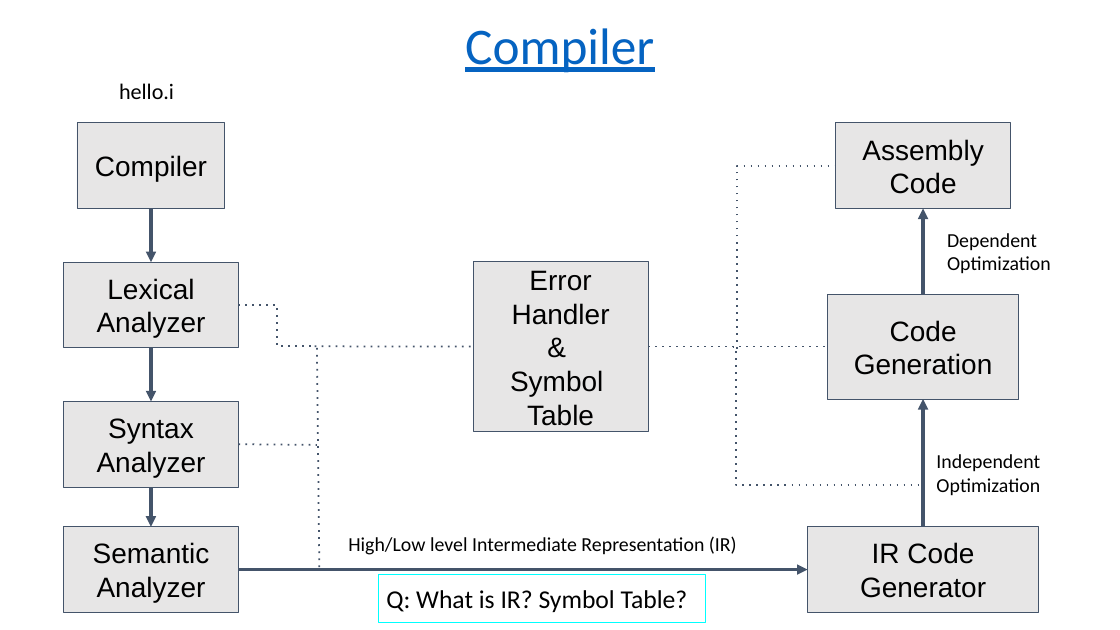
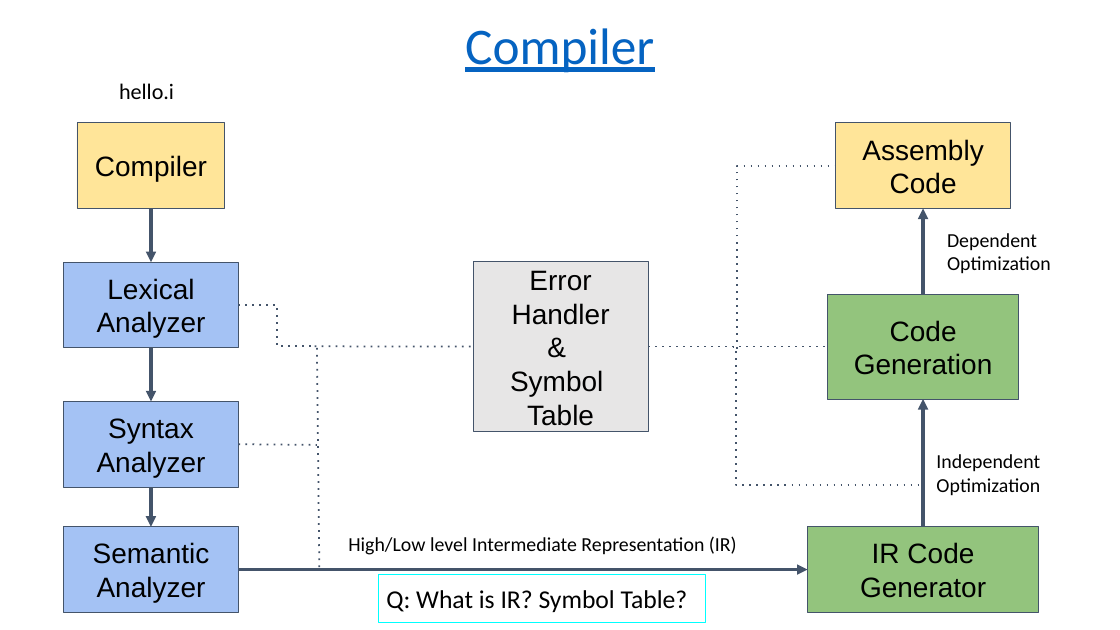
Before and after one commit to 0x41deadbeef/reverse-engineering-base-course, a slide deck: slide 15 of RE_L2.pptx. Drawn at 1120x630 pixels with LibreOffice and Linux fonts; fonts in the diff are those of the drawing. Boxes give left, top, right and bottom in pixels: in the first picture for what was removed or moved away, otherwise in the second. Text is boxed around its words. In the diff, an @@ line names an element or a change of style, - is before the commit and + after.

```diff
--- a/RE_L2.pptx
+++ b/RE_L2.pptx
@@ rectangle "Compiler" at [77,123,225,208]: fill #E7E6E6 to #FFE599 @@
@@ rectangle "Assembly Code" at [836,123,1011,208]: fill #E7E6E6 to #FFE599 @@
@@ rectangle "Code Generation" at [828,294,1019,399]: fill #E7E6E6 to #93C47D @@
@@ fill #E7E6E6 to #A4C2F4 in 3 elements at [64,262,239,348], [64,402,239,487], [64,527,239,613] @@
@@ rectangle "IR Code Generator" at [807,527,1038,613]: fill #E7E6E6 to #93C47D @@
```
Also in this commit, not shown: 2 other slides changed.
